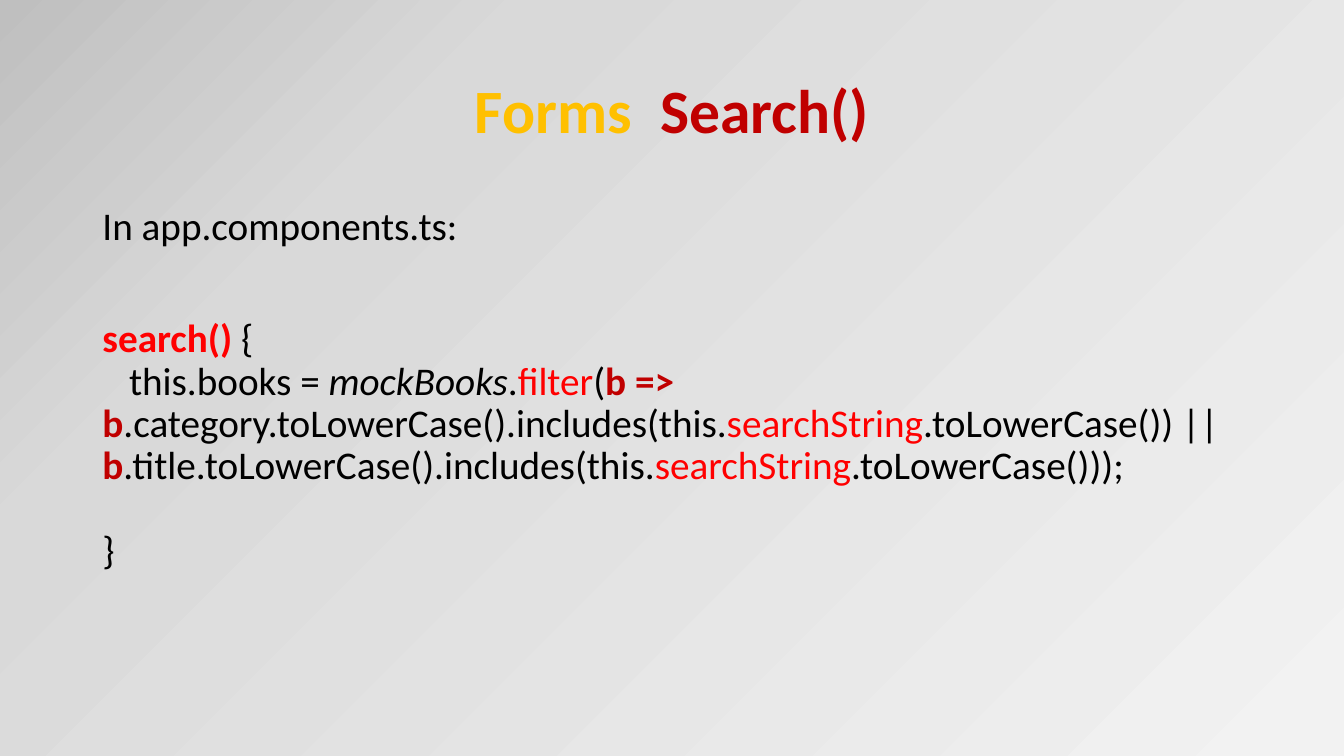
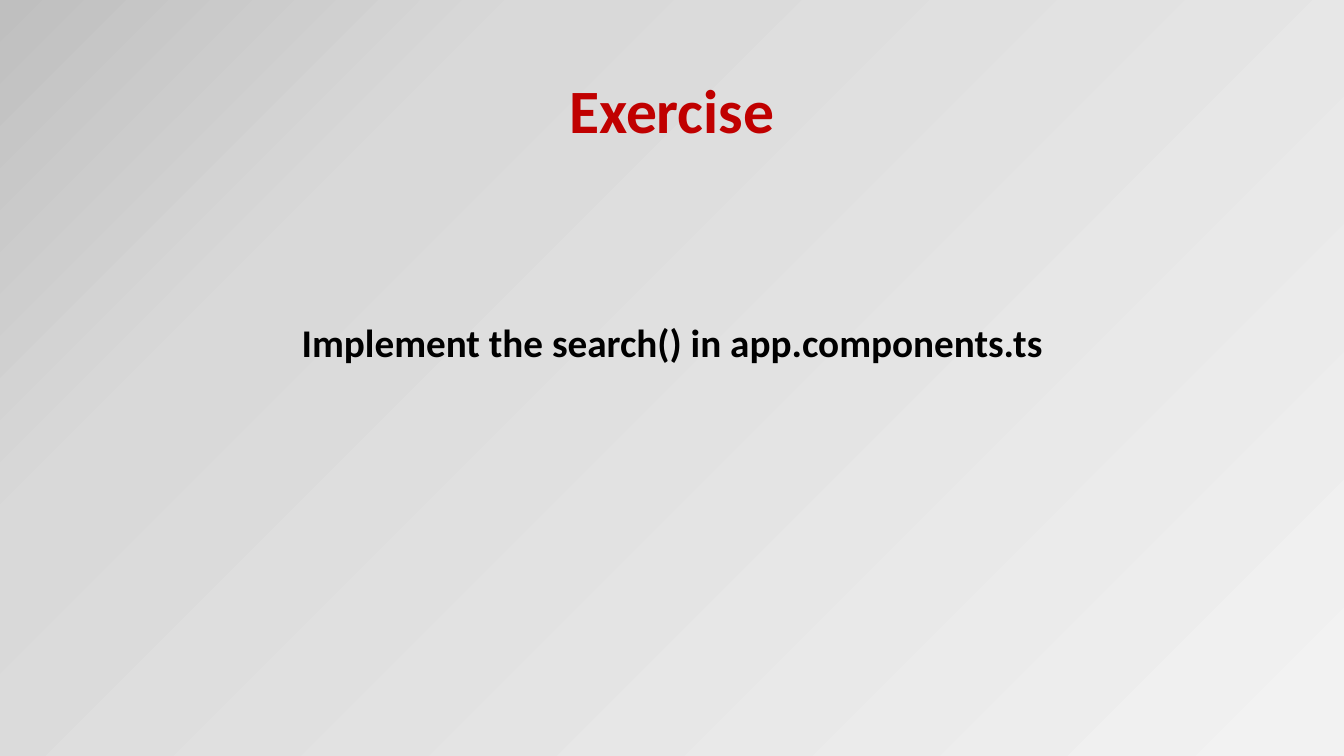
Before and after one commit to OrdinaNederland/hackjam-angular, a slide deck: slide 31 of Angular2.pptx (slide 32 before the commit). Drawn at 1344x756 pixels with LibreOffice and Linux fonts; fonts in the diff are those of the drawing. Boxes give left, top, right and bottom in pixels: in the first picture for what was removed or moved away, otherwise in the second. Text is boxed around its words. In the diff, an @@ line names an element or a change of style, - is before the commit and + after.

```diff
--- a/Angular2.pptx
+++ b/Angular2.pptx
@@ title at box(569, 89, 774, 134): text changed @@
-Forms Search()
+Exercise
@@ text at box(302, 328, 1042, 363): text changed; bold on @@
-In app.components.ts:
-search() {
-this.books = mockBooks.filter(b => b.category.toLowerCase().includes(this.searchString.toLowerCase()) || b.title.toLowerCase().includes(this.searchString.toLowerCase()));
-}
+Implement the search() in app.components.ts
```
Also in this commit, not shown: 18 other slides changed, 4 slides added, 2 slides removed.
